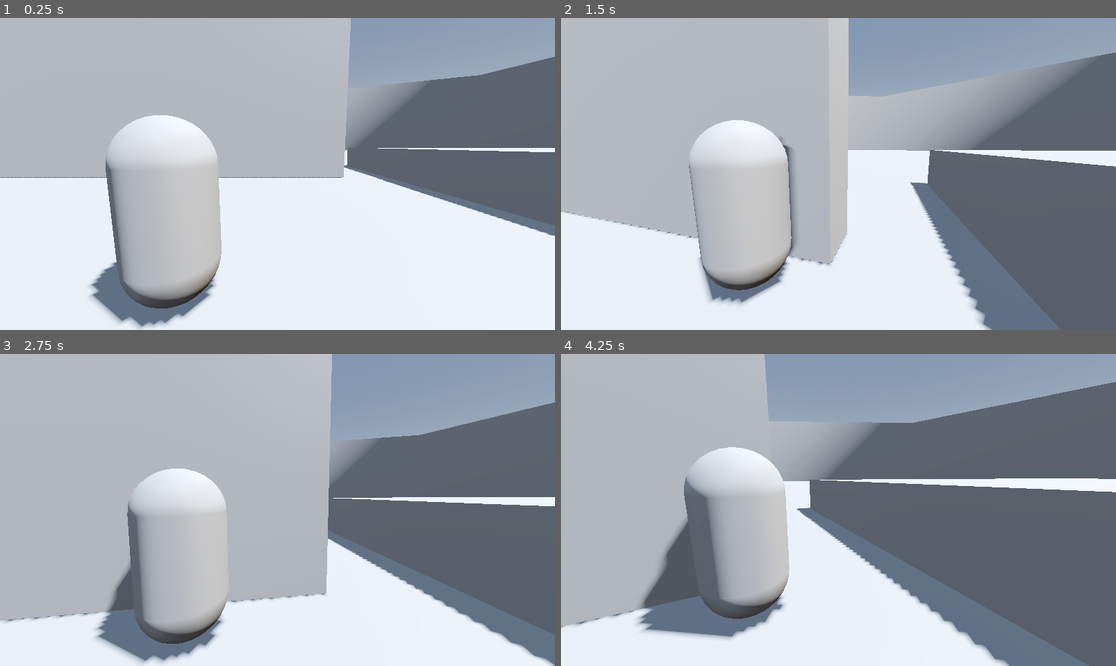
Above: before the commit, frames 1-4 (two rows, left to right).
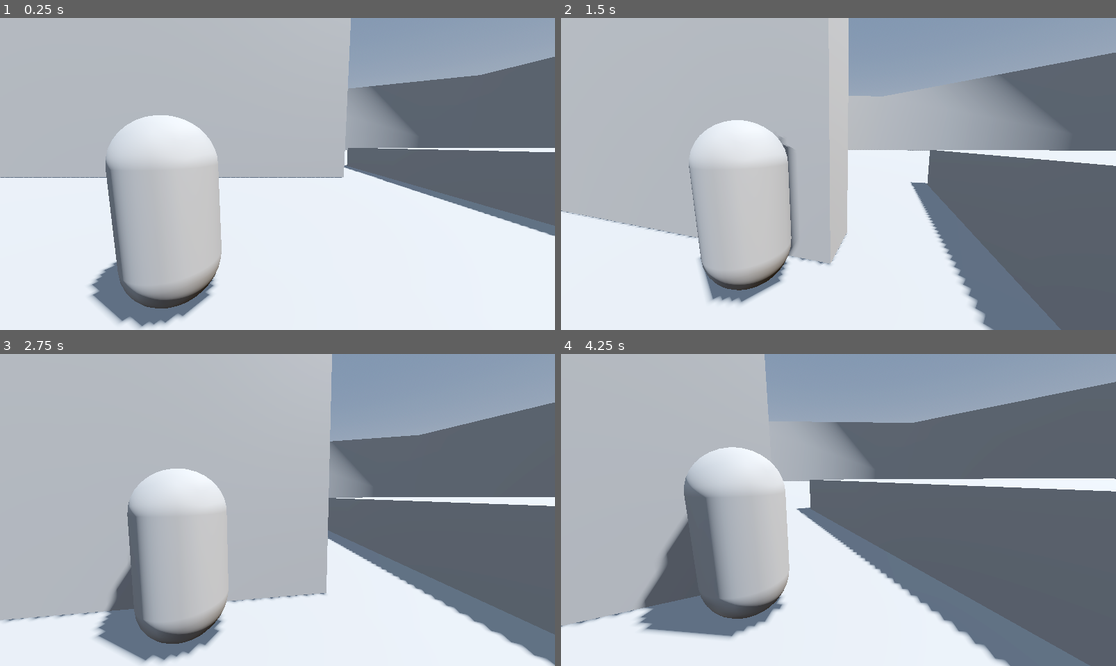
Above: after the commit, the same moments.

Repository: KamiNuke/the-ex-machina
Game: Godot game, scene res://src/states/default.tscn
Two runs of this game, one before a commit and one after it. Both use one fixed random seed, a clock stepped at 60 frames per second and the inputs below. The engine's default icon, where the game draws it, is replaced by a stand-in: a white triangle on a blue panel in a dark square.
Inputs (mouse positions are in pixels of both pictures, inside the frame that each line leads up to):
- Up to frame 1 (0.25 s): no input
- Up to frame 2 (1.5 s): move the mouse to (866, 174) at 0.52 s; hold W (up) from 0.53 s (still down); tap Shift (shift) at 0.6 s; tap E (action, bound only after the commit) at 0.8, 1.35 s; move the mouse to (810, 174) at 1.27 s
- Up to frame 3 (2.75 s): keep holding W (up); tap Shift (shift) at 1.55, 2.1 s; move the mouse to (288, 503) at 2.02 s; tap E (action, bound only after the commit) at 2.3 s
- Up to frame 4 (4.25 s): keep holding W (up); move the mouse to (832, 516) at 2.77 s; tap Space (space) at 2.85 s; tap Shift (shift) at 3.05 s; move the mouse to (877, 513) at 3.52 s; tap E (action, bound only after the commit) at 3.6 s

The runs differ from the first frame. In frame 1, 1.4% of the frame differs, in the area x 62-77%, y 20-43%; in frame 2, 2.9%, in the area x 0-100%, y 11-100%; in frame 3, 1.0%; in frame 4, 1.3%.

Commit message:
implemented physics for collectable item after action

Diff:
--- a/project.godot
+++ b/project.godot
@@ -18,6 +18,10 @@
 [autoload]
 
 Global="*res://src/global.gd"
+
+[debug]
+
+settings/stdout/print_fps=true
 
 [global_group]
 
@@ -64,6 +68,11 @@
 "events": [Object(InputEventKey,"resource_local_to_scene":false,"resource_name":"","device":-1,"window_id":0,"alt_press …(191 unchanged characters)…
 ]
 }
+action={
+"deadzone": 0.2,
+"events": [Object(InputEventKey,"resource_local_to_scene":false,"resource_name":"","device":-1,"window_id":0,"alt_pressed":false,"shift_pressed":false,"ctrl_pressed":false,"meta_pressed":false,"pressed":false,"keycode":0,"physical_keycode":69,"key_label":0,"unicode":101,"location":0,"echo":false,"script":null)
+]
+}
 
 [physics]
 
--- a/src/entities/playercontroller.gd
+++ b/src/entities/playercontroller.gd
@@ -30,8 +30,6 @@
 		const LIMIT_VIEW_UP = 35
 		camera.rotation.x = clamp(camera.rotation.x, deg_to_rad(LIMIT_VIEW_DOWN), deg_to_rad(LIMIT_VIEW_UP))
 
-var i = 1
-
 func _physics_process(delta: float) -> void:
 	# Add the gravity.
 	if not is_on_floor():
@@ -41,7 +39,6 @@
 	if Input.is_action_just_pressed("space") and is_on_floor():
 		velocity.y = JUMP_VELOCITY
 
-	i += 1
 	# Handle sprint
 	if Input.is_action_just_pressed("shift") and boost_cooldown.is_stopped():
 		BOB_FREQ = 0.0 # remove camera shaking during boost
--- a/src/entities/playercontroller.tscn
+++ b/src/entities/playercontroller.tscn
@@ -10,6 +10,8 @@
 [sub_resource type="CapsuleShape3D" id="CapsuleShape3D_co8hi"]
 
 [node name="PlayerController" type="CharacterBody3D" groups=["player"]]
+collision_layer = 2
+collision_mask = 2
 script = ExtResource("1_2lfla")
 
 [node name="MeshInstance3D" type="MeshInstance3D" parent="."]
--- a/src/items/collectable_part.gd
+++ b/src/items/collectable_part.gd
@@ -1,4 +1,4 @@
-extends Node3D
+extends RigidBody3D
 
 @onready var area: Area3D = $Area3D
 
@@ -9,6 +9,12 @@
 func _ready() -> void:
 	pass # Replace with function body.
 
+func _integrate_forces(state):
+	if collect_item_instance != null:
+		if Input.is_action_just_pressed("action"):
+			const FORCE = Vector3(0, 500, 0)
+			state.apply_force(FORCE)
+			pass
 
 # Called every frame. 'delta' is the elapsed time since the previous frame.
 func _process(delta: float) -> void:
@@ -25,4 +31,4 @@
 	var ent = area.get_parent()
 	if collect_item_instance != null:
 		collect_item_instance.queue_free()
-		collect_item_instance = null
+		#collect_item_instance = null
--- a/src/items/collectable_part.tscn
+++ b/src/items/collectable_part.tscn
@@ -12,7 +12,9 @@
 
 [sub_resource type="BoxShape3D" id="BoxShape3D_6kldq"]
 
-[node name="CollectablePart" type="Node3D" groups=["collectable"]]
+[sub_resource type="BoxShape3D" id="BoxShape3D_kruww"]
+
+[node name="CollectablePart" type="RigidBody3D" groups=["collectable"]]
 script = ExtResource("1_kruww")
 
 [node name="Sprite3D" type="Sprite3D" parent="."]
@@ -25,5 +27,9 @@
 transform = Transform3D(1.5, 0, 0, 0, 1.5, 0, 0, 0, 1.5, 0, 0, 0)
 shape = SubResource("BoxShape3D_6kldq")
 
+[node name="hitbox" type="CollisionShape3D" parent="."]
+transform = Transform3D(1.5, 0, 0, 0, 1.5, 0, 0, 0, 1.5, 0, 0, 0)
+shape = SubResource("BoxShape3D_kruww")
+
 [connection signal="area_entered" from="Area3D" to="." method="_on_area_3d_area_entered"]
 [connection signal="area_exited" from="Area3D" to="." method="_on_area_3d_area_exited"]
--- a/src/states/default.tscn
+++ b/src/states/default.tscn
@@ -33,7 +33,7 @@
 [node name="WorldEnvironment" type="WorldEnvironment" parent="."]
 environment = SubResource("Environment_feaac")
 
-[node name="Player" parent="." instance=ExtResource("1_2evji")]
+[node name="PlayerController" parent="." instance=ExtResource("1_2evji")]
 
 [node name="balls" type="Node3D" parent="."]
 transform = Transform3D(1, 0, 0, 0, 1, 0, 0, 0, 1, 0, -1, 0)
@@ -53,21 +53,11 @@
 mesh = SubResource("BoxMesh_feaac")
 skeleton = NodePath("../..")
 
-[node name="trash" type="Node3D" parent="."]
-
-[node name="CSGBox3D" type="CSGBox3D" parent="trash"]
-transform = Transform3D(9.30287, 0, 0, 0, 9.30287, 0, 0, 0, 1, -8.29446, 4.88873, -8.94122)
-use_collision = true
-size = Vector3(2.7832, 1.27686, 1)
-
-[node name="CSGBox3D2" type="CSGBox3D" parent="trash"]
-transform = Transform3D(9.30287, 0, 0, 0, 9.30287, 0, 0, 0, 1, 19.9406, -0.312358, -7.23688)
-use_collision = true
-size = Vector3(2.7832, 0.166748, 15.106)
-
 [node name="CSGCombiner3D" type="CSGCombiner3D" parent="."]
 transform = Transform3D(1, 0, 0, 0, 2509.96, 0, 0, 0, 1, 0, 11.134, 0)
 use_collision = true
+collision_layer = 3
+collision_mask = 3
 
 [node name="floor" type="CSGCylinder3D" parent="CSGCombiner3D"]
 transform = Transform3D(1, 0, 0, 0, 0.000398413, 0, 0, 0, 1, 0, -0.004865, 0)
@@ -86,5 +76,17 @@
 radius = 95.9331
 height = 0.01
 
+[node name="CSGBox3D" type="CSGBox3D" parent="CSGCombiner3D"]
+transform = Transform3D(9.30287, 0, 0, 0, 0.00370638, 0, 0, 0, 1, -8.29446, -0.00248819, -8.94122)
+use_collision = true
+collision_layer = 3
+size = Vector3(2.7832, 1.27686, 1)
+
+[node name="CSGBox3D2" type="CSGBox3D" parent="CSGCombiner3D"]
+transform = Transform3D(9.30287, 0, 0, 0, 0.00370638, 0, 0, 0, 1, 19.9406, -0.00456037, -7.23688)
+use_collision = true
+collision_layer = 3
+size = Vector3(2.7832, 0.166748, 15.106)
+
 [node name="RobotPart" parent="." instance=ExtResource("3_feaac")]
-transform = Transform3D(1, 0, 0, 0, 1, 0, 0, 0, 1, 0, 0, 3)
+transform = Transform3D(1, 0, 0, 0, 1, 0, 0, 0, 1, 0, 0.5, 3)
Not shown: 1 places in src/items/collectable_part.tscn that only renumber resources
